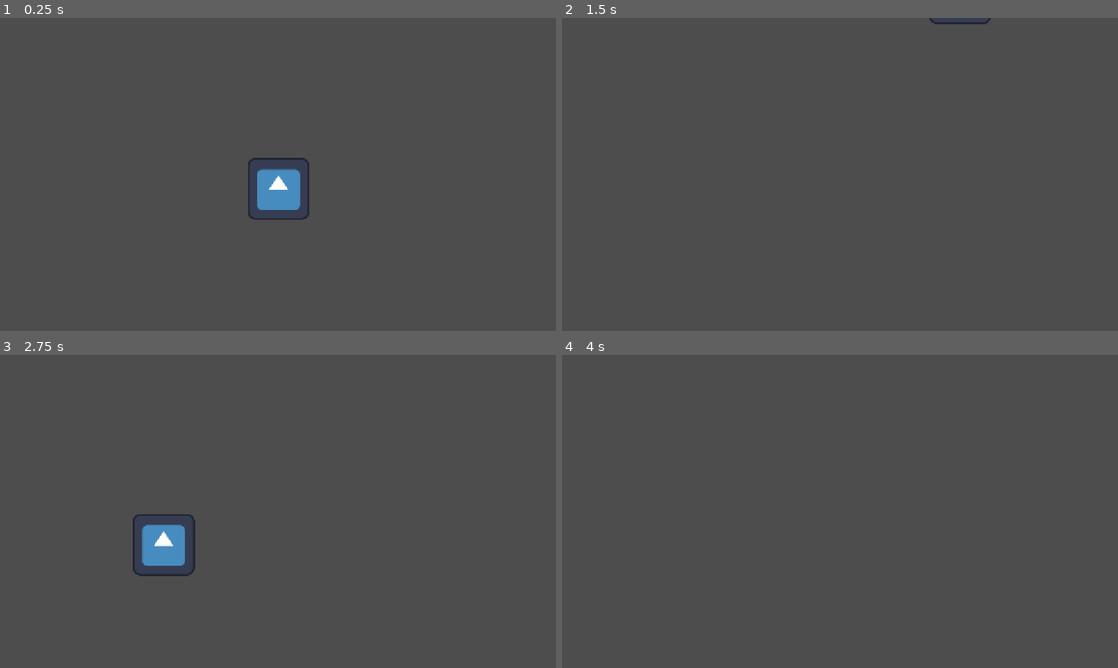
Above: before the commit, frames 1-4 (two rows, left to right).
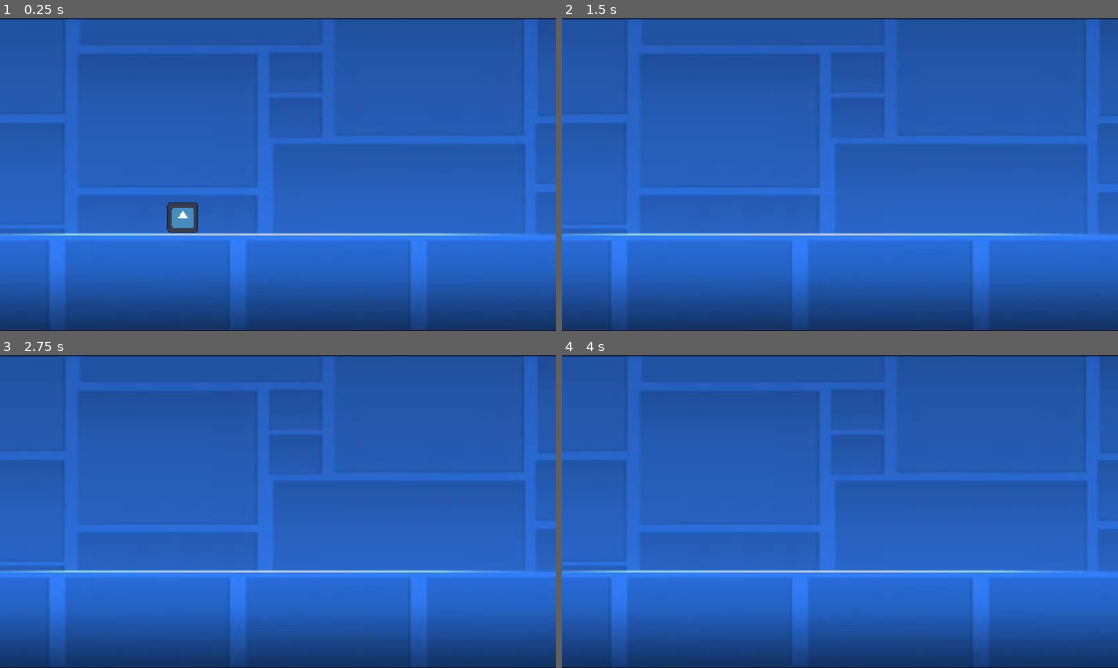
Above: after the commit, the same moments.

Repository: abrart4/Questinite
Game: Godot game, scene res://game.tscn
The game is run twice, just before and just after one commit, with the same random seed, the same clock (stepped at 60 frames per second) and the same inputs. The engine's default icon, where the game draws it, is replaced by a stand-in: a white triangle on a blue panel in a dark square.
Inputs:
- Up to frame 1 (0.25 s): no input
- Up to frame 2 (1.5 s): tap Enter (ui_accept) at 0.5, 0.6, 0.77, 1.07, 1.35 s; hold Right (ui_right) from 0.53 s (still down)
- Up to frame 3 (2.75 s): tap Enter (ui_accept) at 1.52, 1.82, 2.1 s; release Right (ui_right) at 2.03 s; hold Left (ui_left) from 2.03 s (still down)
- Up to frame 4 (4 s): release Left (ui_left) at 2.78 s; hold Right (ui_right) from 2.78 s (still down); tap Enter (ui_accept) at 2.85, 3.02, 3.32, 3.6, 3.77 s

The runs differ from the first frame. In frame 1, 100% of the frame differs, in the area x 0-100%, y 0-100%; in frame 2, 100%; in frame 3, 100%; in frame 4, 100%.

Commit message:
it goes right now

Diff:
--- a/game.tscn
+++ b/game.tscn
@@ -1,19 +1,18 @@
 [gd_scene format=3 uid="uid://brykmrbgxbdkh"]
 
 [ext_resource type="PackedScene" uid="uid://4i7m6313rrru" path="res://player.tscn" id="1_80nbo"]
+[ext_resource type="Texture2D" uid="uid://t07ifnvhr0qg" path="res://images.jpeg" id="2_e2o6t"]
 
 [sub_resource type="PhysicsMaterial" id="PhysicsMaterial_80nbo"]
 
 [sub_resource type="RectangleShape2D" id="RectangleShape2D_xx5pe"]
-size = Vector2(243, 88)
-
-[sub_resource type="WorldBoundaryShape2D" id="WorldBoundaryShape2D_hugrs"]
-distance = 68.0
+size = Vector2(1160, 88)
 
 [node name="Game" type="Node2D" unique_id=1871977962]
 
 [node name="player" parent="." unique_id=1322502798 instance=ExtResource("1_80nbo")]
-position = Vector2(1, 1)
+position = Vector2(-347, 152)
+scale = Vector2(0.5, 0.5)
 
 [node name="Camera2D" type="Camera2D" parent="." unique_id=1728746391]
 
@@ -22,17 +21,12 @@
 physics_material_override = SubResource("PhysicsMaterial_80nbo")
 
 [node name="Platform" type="CollisionShape2D" parent="StaticBody2D" unique_id=2119312007]
-position = Vector2(13.5, 3)
+position = Vector2(-1, 16)
 shape = SubResource("RectangleShape2D_xx5pe")
 
-[node name="StaticBody2D2" type="StaticBody2D" parent="." unique_id=1805950948]
-
-[node name="CollisionShape2D2" type="CollisionShape2D" parent="StaticBody2D2" unique_id=225077191]
-position = Vector2(-369, 63)
-rotation = 1.5707964
-shape = SubResource("WorldBoundaryShape2D_hugrs")
-
-[node name="CollisionShape2D" type="CollisionShape2D" parent="StaticBody2D2" unique_id=179081186]
-position = Vector2(381, 72)
-rotation = -1.5707964
-shape = SubResource("WorldBoundaryShape2D_hugrs")
+[node name="background" type="Sprite2D" parent="." unique_id=750585314]
+z_index = -4096
+position = Vector2(-1.5624981, -48.249943)
+scale = Vector2(2.8027108, 2.0886333)
+texture = ExtResource("2_e2o6t")
+metadata/_edit_lock_ = true
--- a/player.gd
+++ b/player.gd
@@ -2,8 +2,9 @@
 
 
 const SPEED = 900.0
-const JUMP_VELOCITY = -900.0
-
+const JUMP_VELOCITY = -1200.0
+var speed = 600
+var direction = true
 
 func _physics_process(delta: float) -> void:
 	# Add the gravity.
@@ -11,15 +12,15 @@
 		velocity += get_gravity() * delta
 
 	# Handle jump.
-	if Input.is_action_just_pressed("ui_accept") and is_on_floor():
+	if Input.is_action_just_pressed("ui_accept"):
 		velocity.y = JUMP_VELOCITY
+
+
+	velocity.x = speed if direction else !speed
+
+
 
 	# Get the input direction and handle the movement/deceleration.
 	# As good practice, you should replace UI actions with custom gameplay actions.
-	var direction := Input.get_axis("ui_left", "ui_right")
-	if direction:
-		velocity.x = direction * SPEED
-	else:
-		velocity.x = move_toward(velocity.x, 0, SPEED)
 
 	move_and_slide()
--- a/player.tscn
+++ b/player.tscn
@@ -7,6 +7,7 @@
 size = Vector2(128, 130)
 
 [node name="player" type="CharacterBody2D" unique_id=1322502798]
+scale = Vector2(0.25, 0.25)
 disable_mode = 2
 script = ExtResource("1_onrkg")
 
--- a/project.godot
+++ b/project.godot
@@ -23,6 +23,7 @@
 [physics]
 
 3d/physics_engine="Jolt Physics"
+2d/default_gravity=3950.3940000000002
 
 [rendering]
 
Binary file added: images.jpeg
Not shown, added: images.jpeg.import
Binary file added: tileset_x2.png
Not shown, added: tileset_x2.png.import
Not shown, added: commit.sh
